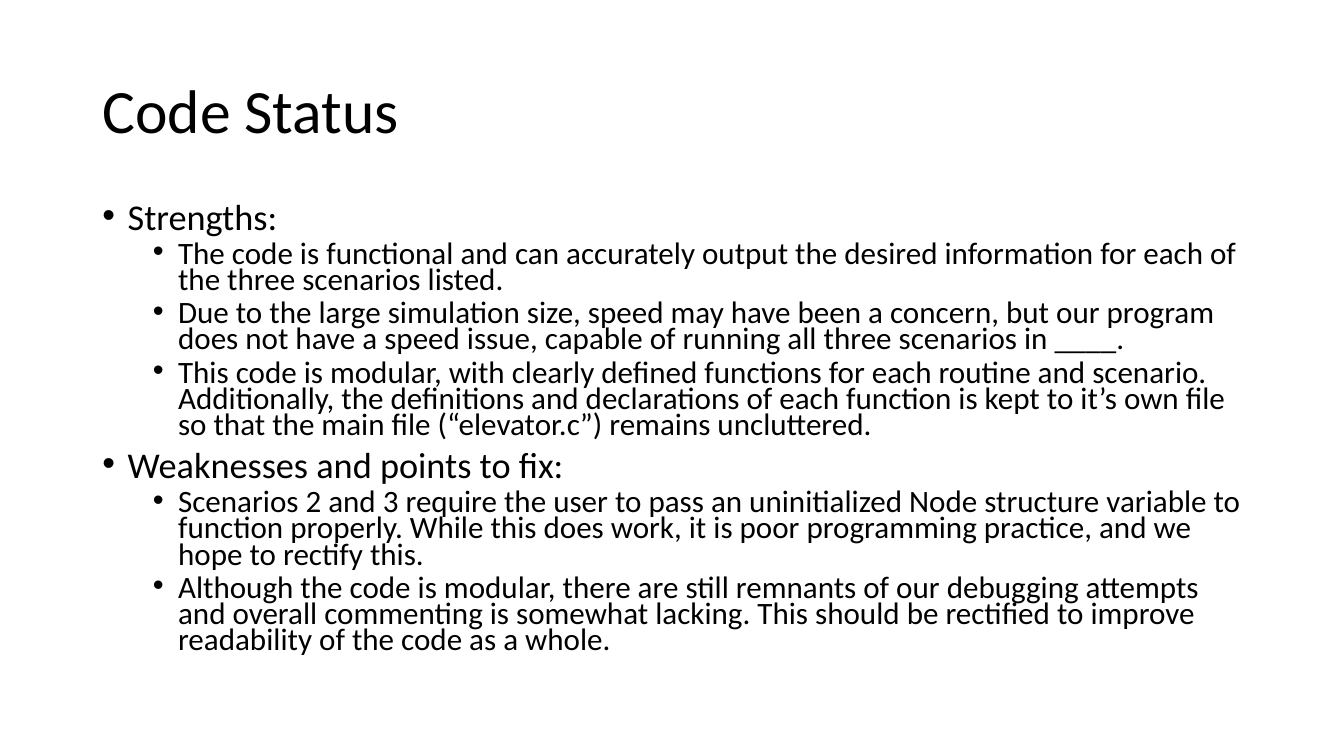
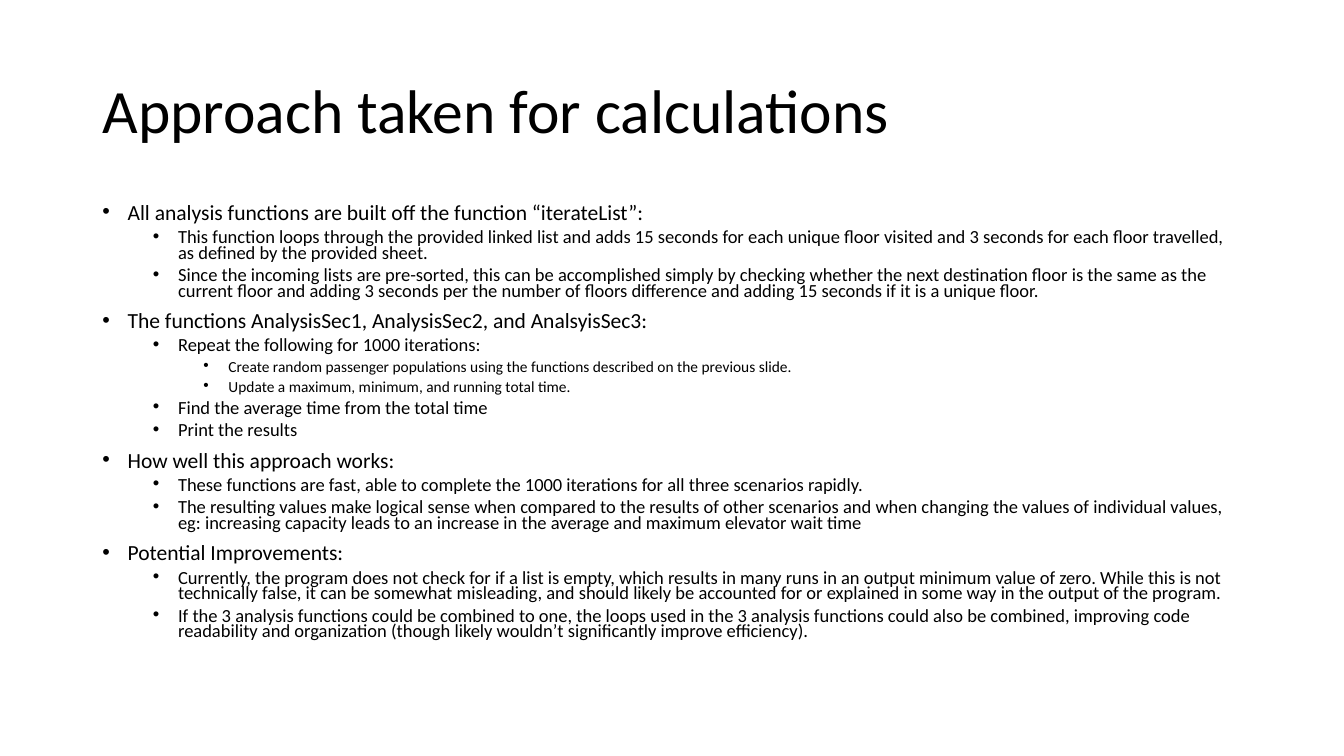
Before and after one commit to JustinRush80/cx4010_PA_1, a slide deck: slide 5 of slides.pptx (slide 1 before the commit). Drawn at 1344x756 pixels with LibreOffice and Linux fonts; fonts in the diff are those of the drawing. Boxes give left, top, right and bottom in pixels: in the first picture for what was removed or moved away, otherwise in the second. Text is boxed around its words. In the diff, an @@ line names an element or a change of style, - is before the commit and + after.

```diff
--- a/slides.pptx
+++ b/slides.pptx
@@ title at (102,90,889,143): text changed @@
-Code Status
+Approach taken for calculations
@@ text at (128,204,1223,640): text changed; size 22.2 to 13.2 pt @@
-• Strengths:
-  • The code is functional and can accurately output the desired information for each of the three scenarios listed.
-  • Due to the large simulation size, speed may have been a concern, but our program does not have a speed issue, capable of running all three scenarios in ____.
-  • This code is modular, with clearly defined functions for each routine and scenario. Additionally, the definitions and declarations of each function is kept to it’s own file so that the main file (“elevator.c”) remains uncluttered.
-• Weaknesses and points to fix:
-  • Scenarios 2 and 3 require the user to pass an uninitialized Node structure variable to function properly. While this does work, it is poor programming practice, and we hope to rectify this.
-  • Although the code is modular, there are still remnants of our debugging attempts and overall commenting is somewhat lacking. This should be rectified to improve readability of the code as a whole.
+• All analysis functions are built off the function “iterateList”:
+  • This function loops through the provided linked list and adds 15 seconds for each unique floor visited and 3 seconds for each floor travelled, as defined by the provided sheet.
+  • Since the incoming lists are pre-sorted, this can be accomplished simply by checking whether the next destination floor is the same as the current floor and adding 3 seconds per the number of floors difference and adding 15 seconds if it is a unique floor.
+• The functions AnalysisSec1, AnalysisSec2, and AnalsyisSec3:
+  • Repeat the following for 1000 iterations:
+    • Create random passenger populations using the functions described on the previous slide.
+    • Update a maximum, minimum, and running total time.
+  • Find the average time from the total time
+  • Print the results
+• How well this approach works:
+  • These functions are fast, able to complete the 1000 iterations for all three scenarios rapidly.
+  • The resulting values make logical sense when compared to the results of other scenarios and when changing the values of individual values, eg: increasing capacity leads to an increase in the average and maximum elevator wait time
+• Potential Improvements:
+  • Currently, the program does not check for if a list is empty, which results in many runs in an output minimum value of zero. While this is not technically false, it can be somewhat misleading, and should likely be accounted for or explained in some way in the output of the program.
+  • If the 3 analysis functions could be combined to one, the loops used in the 3 analysis functions could also be combined, improving code readability and organization (though likely wouldn’t significantly improve efficiency).
```
Also in this commit, not shown: 1 other slide changed, 3 slides added, 3 other files.
